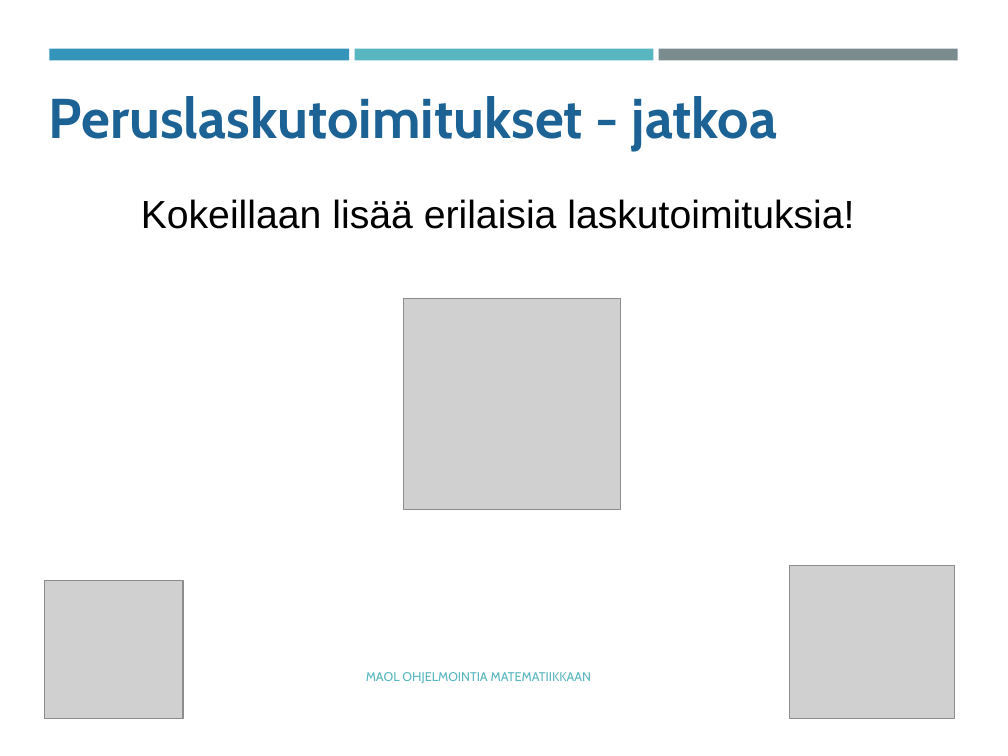
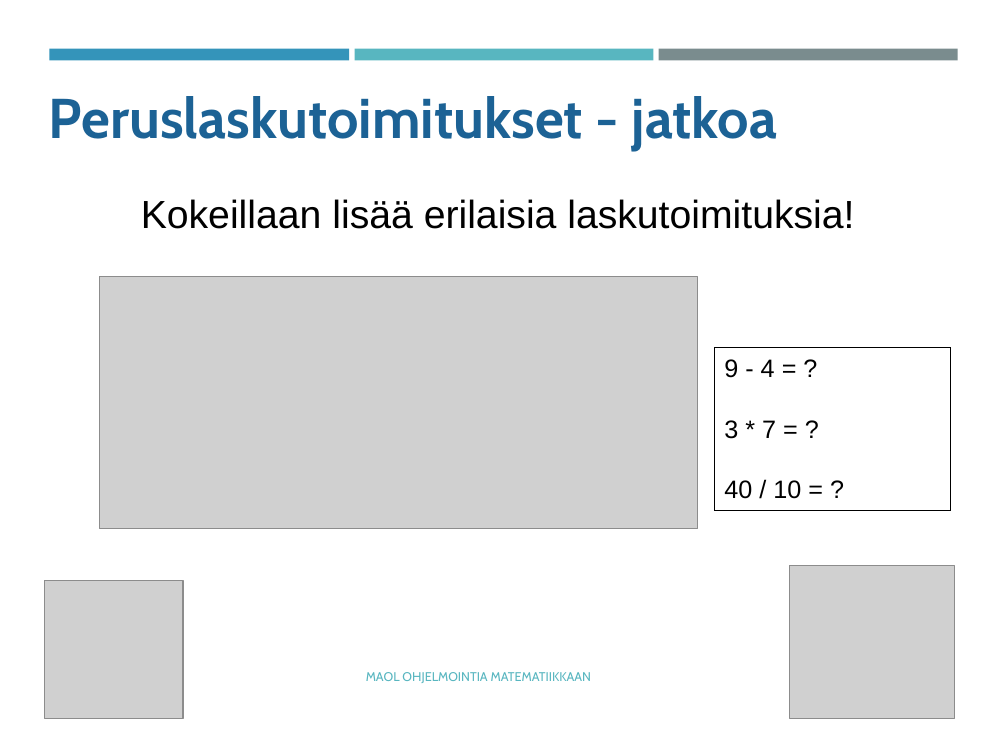
Before and after one commit to tyynetyyne/tyynetyyne.github.io, a slide deck: slide 9 of tehtavat/tiedostot/maol/power_point/Racket-MAOL-5-6-tutustuminen-ohjelmointiymparistoon.pptx. Drawn at 1008x756 pixels with LibreOffice and Linux fonts; fonts in the diff are those of the drawing; grey boxes stand for pictures. Boxes give left, top, right and bottom in pixels: in the first picture for what was removed or moved away, otherwise in the second. Text is boxed around its words. In the diff, an @@ line names an element or a change of style, - is before the commit and + after.

```diff
--- a/tehtavat/tiedostot/maol/power_point/Racket-MAOL-5-6-tutustuminen-ohjelmointiymparistoon.pptx
+++ b/tehtavat/tiedostot/maol/power_point/Racket-MAOL-5-6-tutustuminen-ohjelmointiymparistoon.pptx
@@ picture added at (99,276,698,528) @@
@@ picture removed at (403,298,621,509) @@
@@ rectangle added at (715,348,951,511), outline #000000 0.75 pt, 18 pt, text #000000 @@
+9 - 4 = ?
+3 * 7 = ?
+40 / 10 = ?
```
Also in this commit, not shown: 18 other slides changed.
